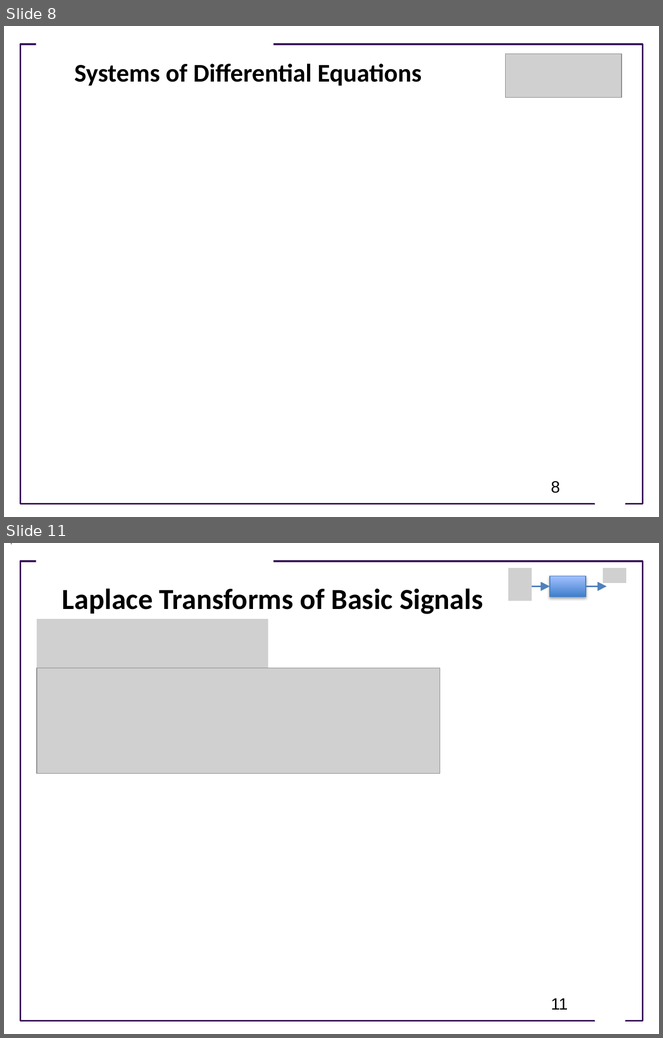
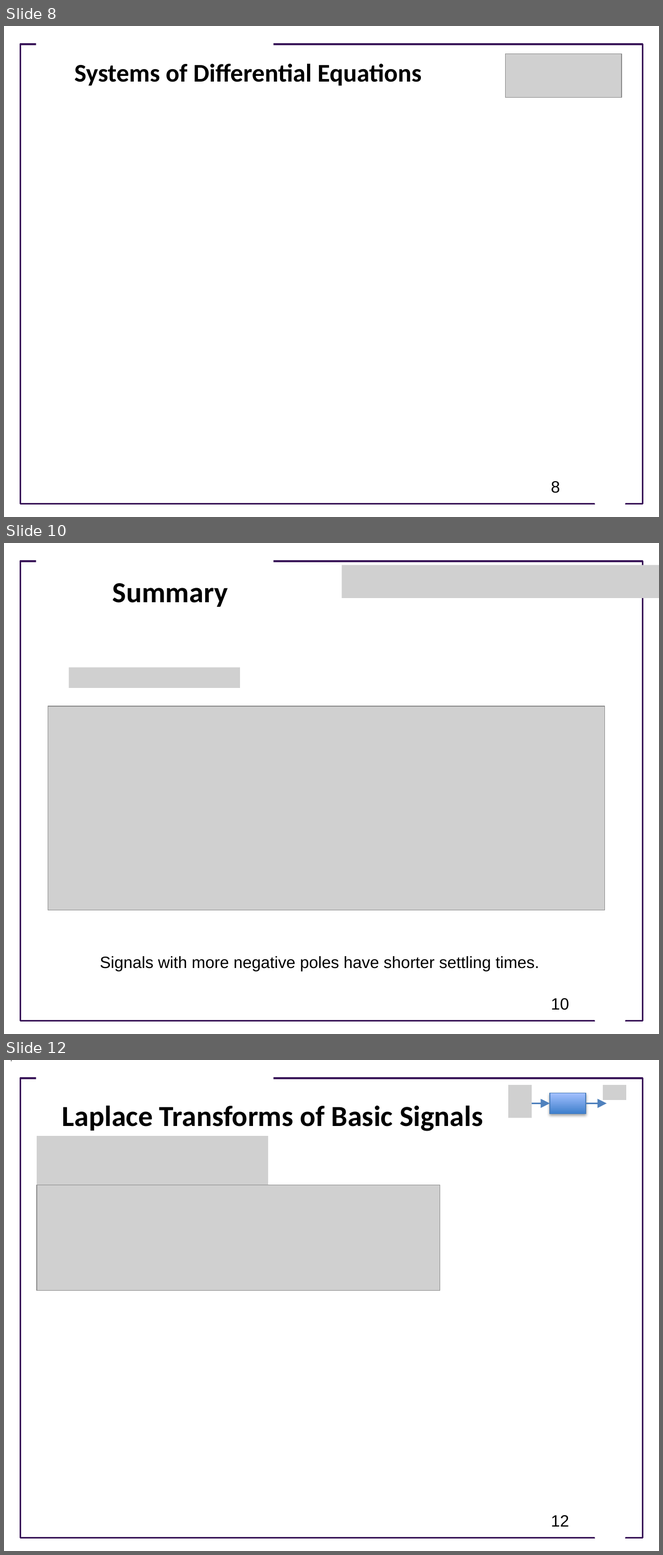
Before and after one commit to joseph-hellerstein/advanced-controls-lectures, a slide deck: short_class_lectures/Lecture_4-LTI_Systems/linear_time_invariant_systems.pptx. Shown one above the other, each under a label of ours: slides 8 and 11 before the commit, slides 8, 10 and 12 after it; the slides between them are not shown. The pictures are 663x1038 and 663x1555 pixels, drawn with LibreOffice and Linux fonts; fonts in the diff are those of the drawing; grey boxes stand for pictures; background and template pictures are left out. Boxes give left, top, right and bottom in pixels: in the first picture for what was removed or moved away, otherwise in the second. Text is boxed around its words. In the diff, an @@ line names an element or a change of style, - is before the commit and + after.

```diff
--- a/short_class_lectures/Lecture_4-LTI_Systems/linear_time_invariant_systems.pptx
+++ b/short_class_lectures/Lecture_4-LTI_Systems/linear_time_invariant_systems.pptx
@@ slide 10 added at (4,543,659,1034), background #FFFFFF; not listed: 3 template elements that a slide beside it also shows @@
@@ picture added at (342,565,659,598) @@
@@ title added at (113,583,228,607), 32 pt, text #000000, bold @@
+Summary
@@ picture added at (69,667,240,688) @@
@@ picture added at (48,706,605,910) @@
@@ text added at (100,956,540,971), 18 pt, text #000000 @@
+Signals with more negative poles have shorter settling times.
@@ page number added at (551,999,569,1010), 18 pt, text #000000 @@
+10
@@ what was slide 11 is now slide 12 @@
@@ page number at (551,1516,569,1527): text changed @@
-11
+12
```
Also in this commit, not shown: 3 slides changed, 6 slides removed, 6 other files.
